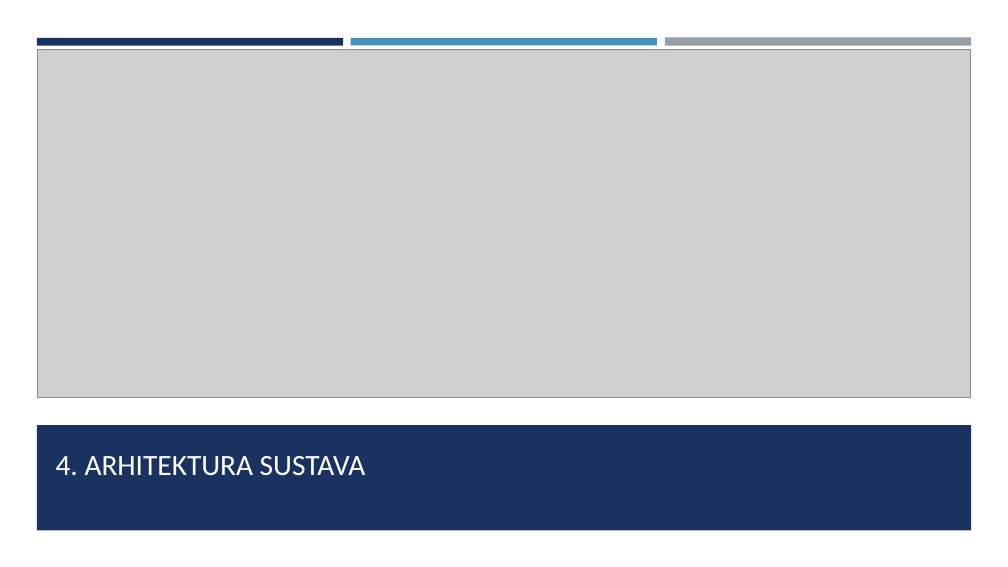
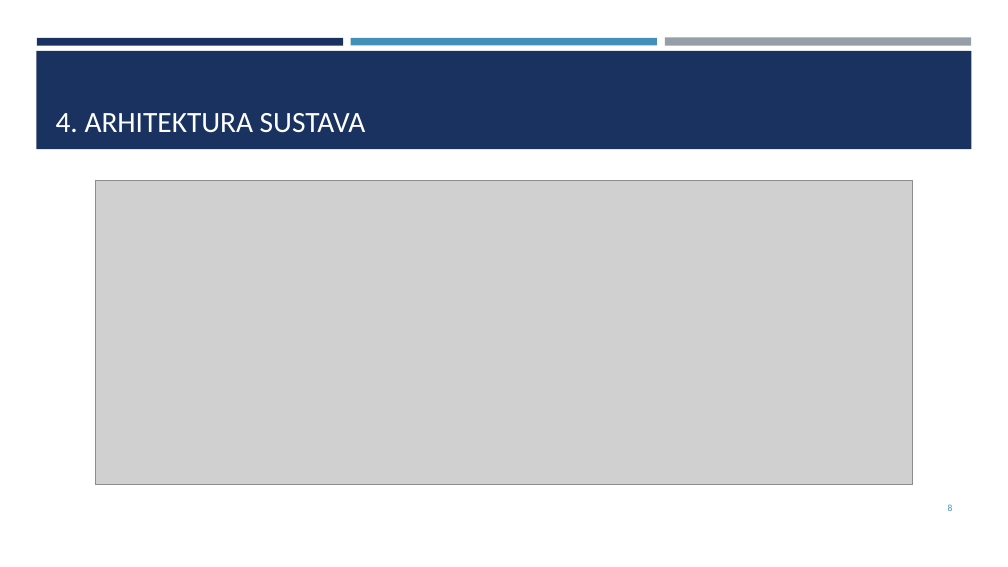
Before and after one commit to BananaBlade/BananaBlade, a slide deck: slide 8 of Prezentacija/Prezentacija.pptx. Drawn at 1008x567 pixels with LibreOffice and Linux fonts; fonts in the diff are those of the drawing; grey boxes stand for pictures. Boxes give left, top, right and bottom in pixels: in the first picture for what was removed or moved away, otherwise in the second. Text is boxed around its words. In the diff, an @@ line names an element or a change of style, - is before the commit and + after.

```diff
--- a/Prezentacija/Prezentacija.pptx
+++ b/Prezentacija/Prezentacija.pptx
@@ rectangle: place and size @@
-rectangle at (37, 425, 972, 530)
+rectangle at (36, 51, 972, 149)
@@ title "4. ARHITEKTURA SUSTAVA": place and size @@
-title "4. ARHITEKTURA SUSTAVA" at (56, 456, 366, 476)
+title "4. ARHITEKTURA SUSTAVA" at (56, 113, 366, 133)
@@ title "4. ARHITEKTURA SUSTAVA" at (56, 113, 366, 133): vertical alignment middle to bottom @@
@@ picture: place and size @@
-picture at (37, 50, 971, 398)
+picture at (95, 181, 913, 485)
@@ page number added at (948, 504, 953, 511), 9 pt, text #4590B8 @@
+8
```
Also in this commit, not shown: 12 other slides changed, 1 slide added, 2 other files.
